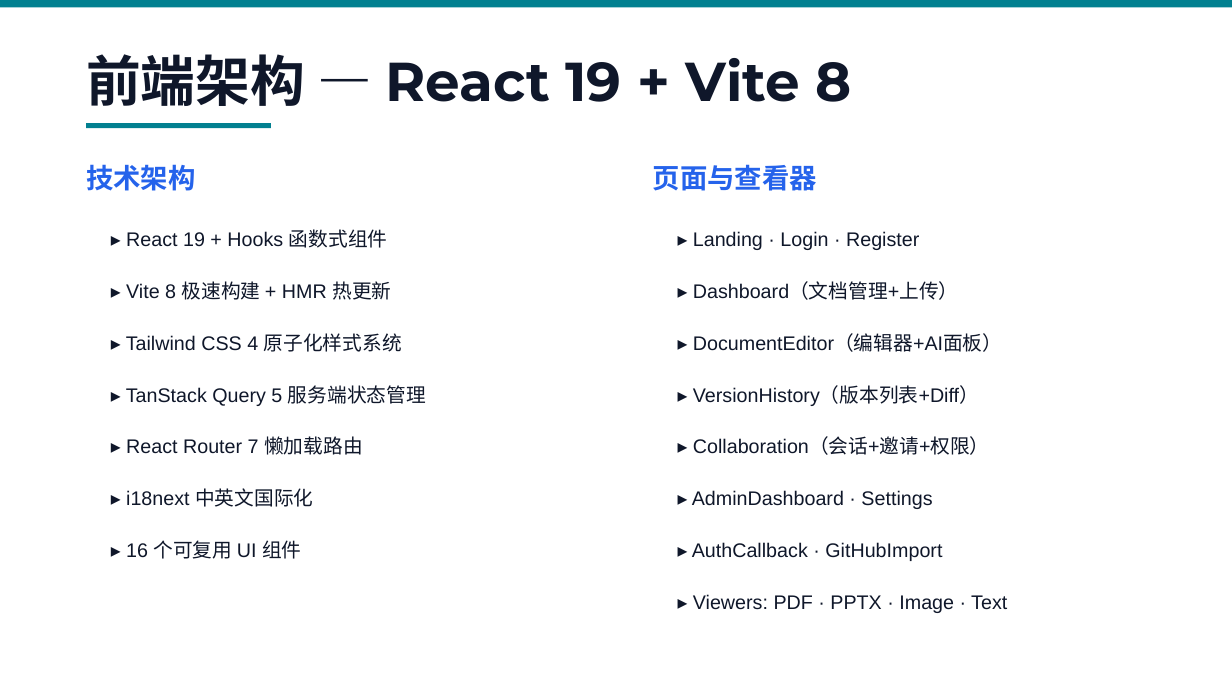
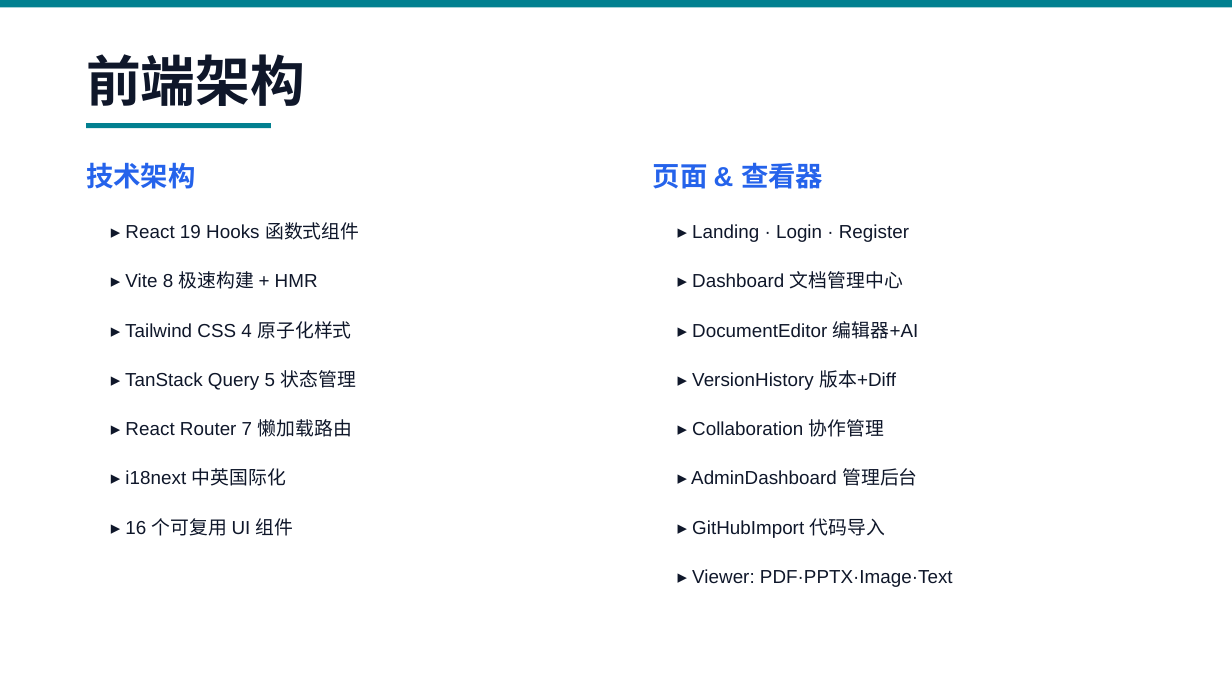
Before and after one commit to xxbl5612-eng/docmind, a slide deck: slide 6 of DocMind_项目汇报.pptx (slide 5 before the commit). Drawn at 1232x693 pixels with LibreOffice and Linux fonts; fonts in the diff are those of the drawing. Boxes give left, top, right and bottom in pixels: in the first picture for what was removed or moved away, otherwise in the second. Text is boxed around its words. In the diff, an @@ line names an element or a change of style, - is before the commit and + after.

```diff
--- a/DocMind_项目汇报.pptx
+++ b/DocMind_项目汇报.pptx
@@ text at (86,54,305,106): text changed @@
-前端架构 — React 19 + Vite 8
+前端架构
@@ text at (653,163,823,189): text changed @@
-页面与查看器
+页面 & 查看器
@@ text "▸ Landing · Login · ...": place and size @@
-text "▸ Landing · Login · ..." at (693,231,919,250)
+text "▸ Landing · Login · ..." at (692,224,909,242)
@@ text at (125,222,359,240): text changed; size 11.5 to 11 pt @@
-▸ React 19 + Hooks 函数式组件
+▸ React 19 Hooks 函数式组件
@@ text at (125,271,318,289): text changed; size 11.5 to 11 pt @@
-▸ Vite 8 极速构建 + HMR 热更新
+▸ Vite 8 极速构建 + HMR
@@ text at (692,271,903,289): text changed; size 11.5 to 11 pt @@
-▸ Dashboard（文档管理+上传）
+▸ Dashboard 文档管理中心
@@ text at (125,321,351,339): text changed; size 11.5 to 11 pt @@
-▸ Tailwind CSS 4 原子化样式系统
+▸ Tailwind CSS 4 原子化样式
@@ text at (692,321,918,339): text changed; size 11.5 to 11 pt @@
-▸ DocumentEditor（编辑器+AI面板）
+▸ DocumentEditor 编辑器+AI
@@ text at (125,370,356,390): text changed; size 11.5 to 11 pt @@
-▸ TanStack Query 5 服务端状态管理
+▸ TanStack Query 5 状态管理
@@ text at (692,370,896,390): text changed; size 11.5 to 11 pt @@
-▸ VersionHistory（版本列表+Diff）
+▸ VersionHistory 版本+Diff
@@ text "▸ React Router 7 懒加载路由": place and size @@
-text "▸ React Router 7 懒加载路由" at (126,436,363,455)
+text "▸ React Router 7 懒加载路由" at (125,419,352,437)
@@ text at (692,419,884,437): text changed; size 11.5 to 11 pt @@
-▸ Collaboration（会话+邀请+权限）
+▸ Collaboration 协作管理
@@ text at (125,468,286,486): text changed; size 11.5 to 11 pt @@
-▸ i18next 中英文国际化
+▸ i18next 中英国际化
@@ text at (691,468,917,486): text changed; size 11.5 to 11 pt @@
-▸ AdminDashboard · Settings
+▸ AdminDashboard 管理后台
@@ size 11.5 to 11 pt in 3 elements at (692,224,909,242), (125,419,352,437), (125,518,294,536) @@
@@ text "▸ 16 个可复用 UI 组件": place and size @@
-text "▸ 16 个可复用 UI 组件" at (126,540,301,559)
+text "▸ 16 个可复用 UI 组件" at (125,518,294,536)
@@ text at (692,518,885,538): text changed; size 11.5 to 11 pt @@
-▸ AuthCallback · GitHubImport
+▸ GitHubImport 代码导入
@@ text at (692,569,953,587): text changed; size 11.5 to 11 pt @@
-▸ Viewers: PDF · PPTX · Image · Text
+▸ Viewer: PDF·PPTX·Image·Text
```
Also in this commit, not shown: 5 other slides changed, 2 slides added, 2 slides removed.
